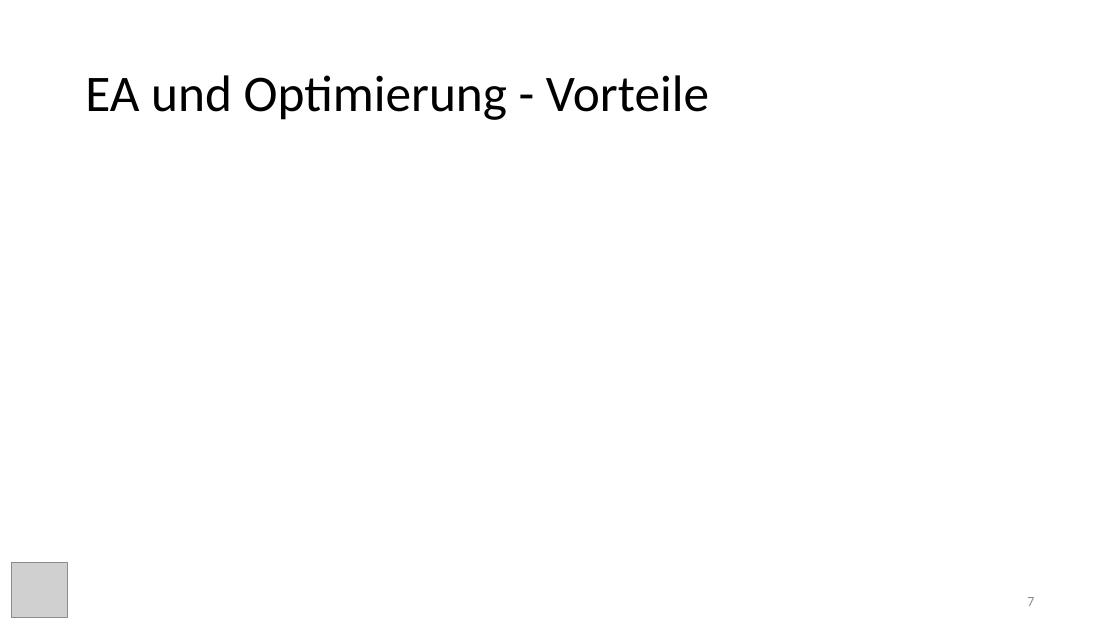
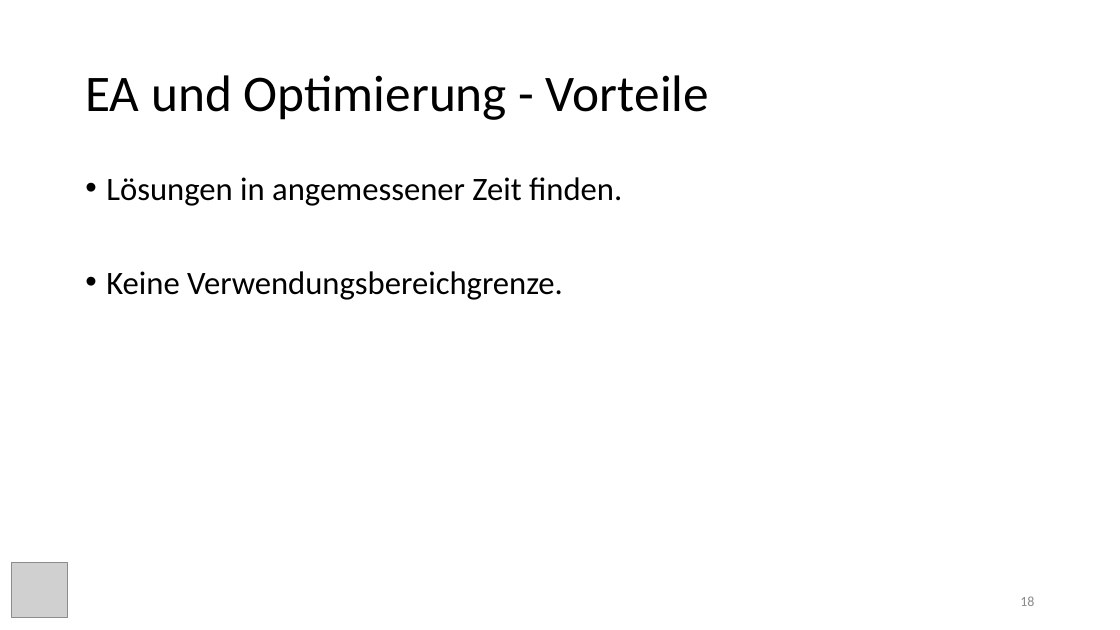
Before and after one commit to freddieRv/evolutive_algorithms_paper, a slide deck: slide 18 of vortrag/evolutionary_algorithms.pptx (slide 7 before the commit). Drawn at 1120x630 pixels with LibreOffice and Linux fonts; fonts in the diff are those of the drawing; grey boxes stand for pictures. Boxes give left, top, right and bottom in pixels: in the first picture for what was removed or moved away, otherwise in the second. Text is boxed around its words. In the diff, an @@ line names an element or a change of style, - is before the commit and + after.

```diff
--- a/vortrag/evolutionary_algorithms.pptx
+++ b/vortrag/evolutionary_algorithms.pptx
@@ text added at (106, 177, 622, 300), 28 pt, text #000000 @@
+• Lösungen in angemessener Zeit finden.
+• Keine Verwendungsbereichgrenze.
@@ page number at (1020, 596, 1034, 606): text changed @@
-7
+18
```
Also in this commit, not shown: 3 other slides changed, 13 slides added, 1 slide removed, 13 other files.
